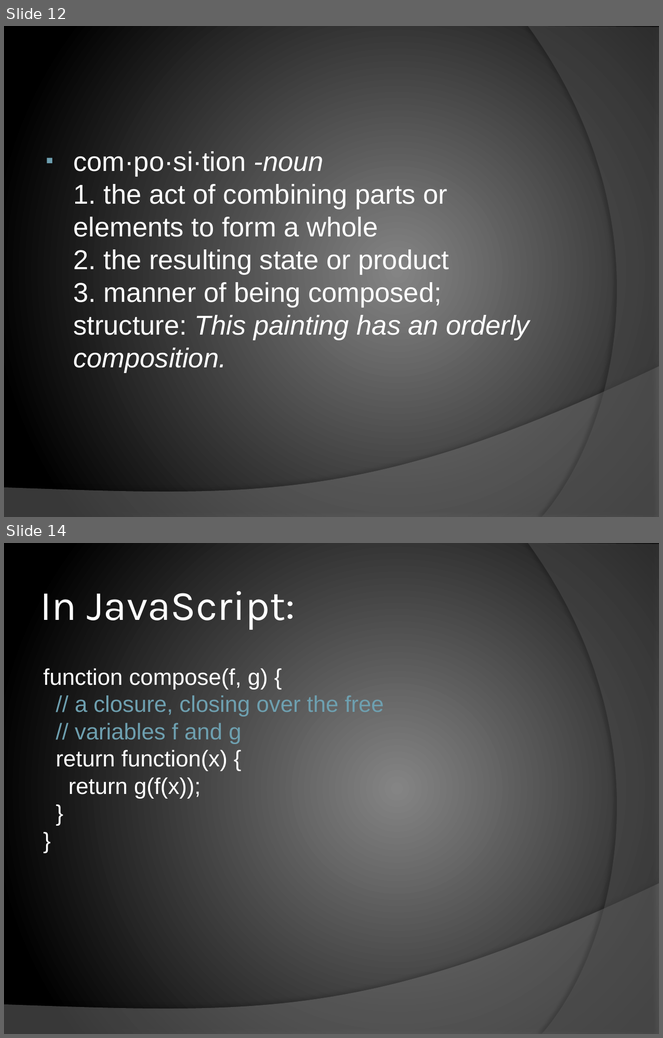
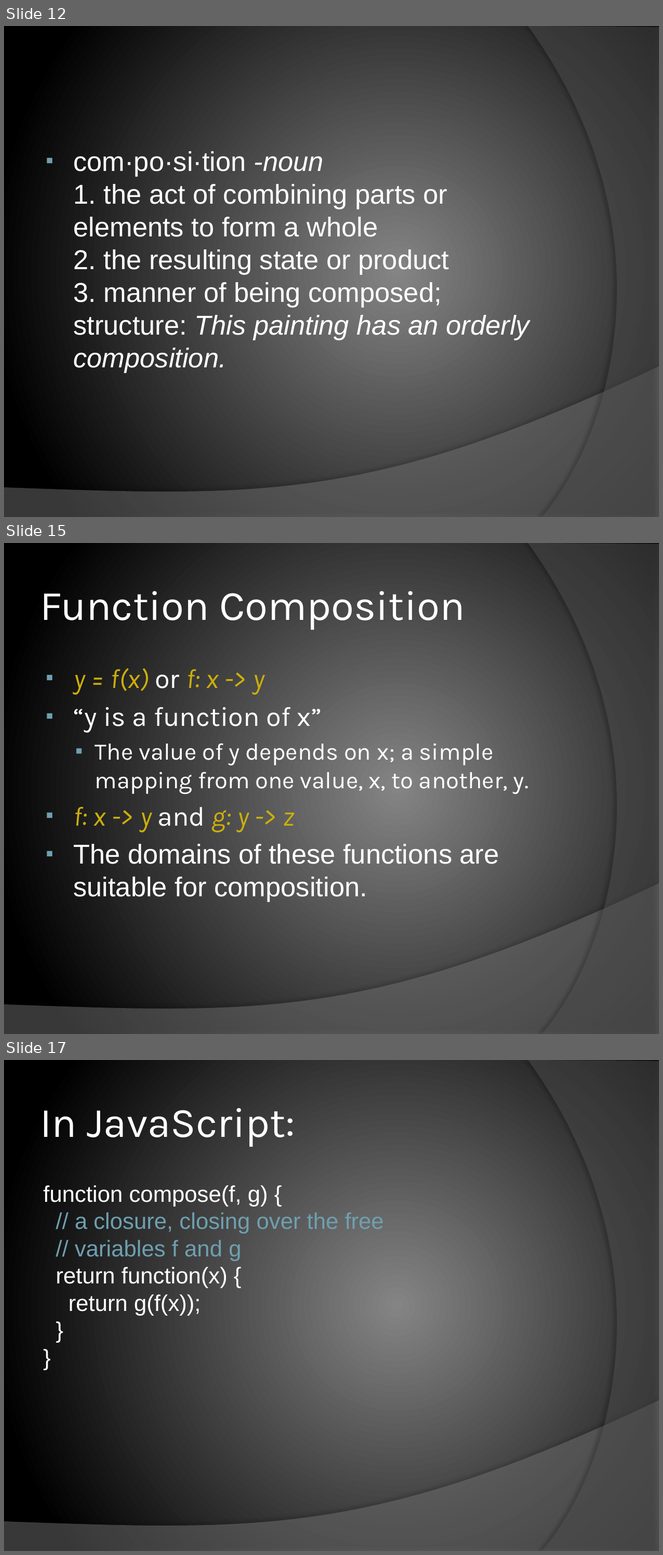
Before and after one commit to chrislewis/JaxFunc_0_ImperativelyFunctional, a slide deck: JaxFunc.pptx. Shown one above the other, each under a label of ours: slides 12 and 14 before the commit, slides 12, 15 and 17 after it; the slides between them are not shown. The pictures are 663x1038 and 663x1555 pixels, drawn with LibreOffice and Linux fonts; fonts in the diff are those of the drawing. Boxes give left, top, right and bottom in pixels: in the first picture for what was removed or moved away, otherwise in the second. Text is boxed around its words. In the diff, an @@ line names an element or a change of style, - is before the commit and + after.

```diff
--- a/JaxFunc.pptx
+++ b/JaxFunc.pptx
@@ slide 15 added at (4,543,659,1034), background gradient #848484 to #000000; not listed: 2 template elements that a slide beside it also shows @@
@@ title added at (40,591,465,630), 46 pt, text #FFFFFF @@
+Function Composition
@@ text added at (73,668,529,902), 30 pt, text #FFFFFF @@
+▪ y = f(x) or f: x -> y
+▪ “y is a function of x”
+  ▪ The value of y depends on x; a simple mapping from one value, x, to another, y.
+▪ f: x -> y and g: y -> z
+▪ The domains of these functions are suitable for composition.
@@ what was slide 14 is now slide 17 @@
```
Also in this commit, not shown: 6 slides changed, 8 other slides added, 1 other file.
